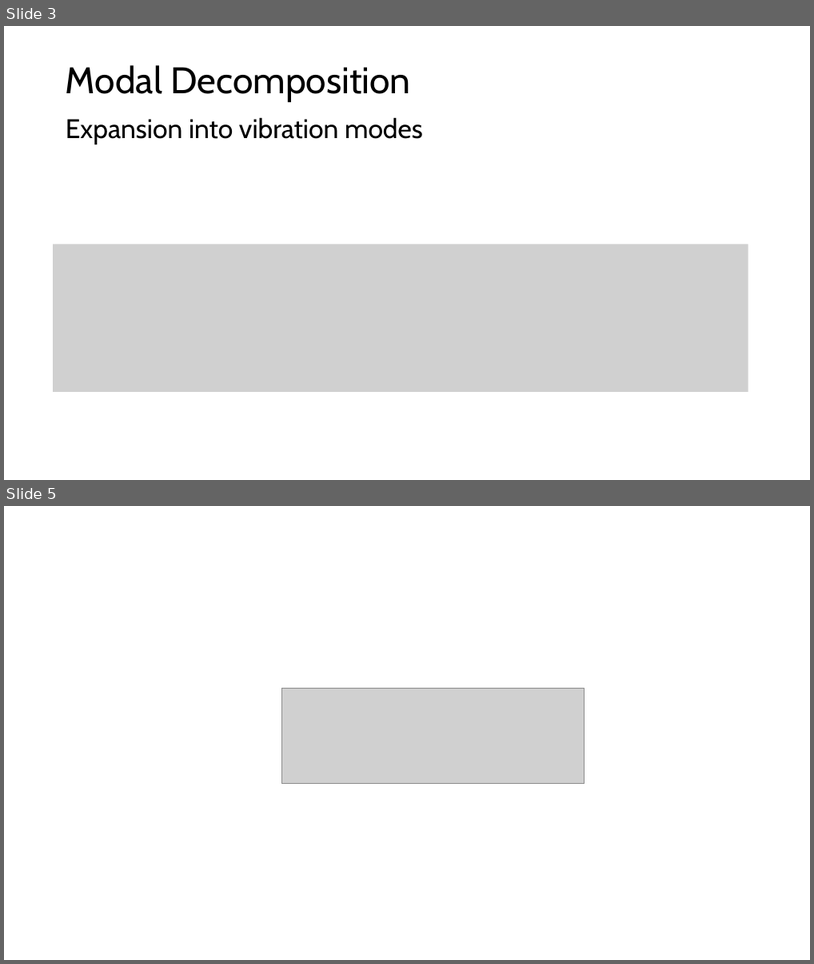
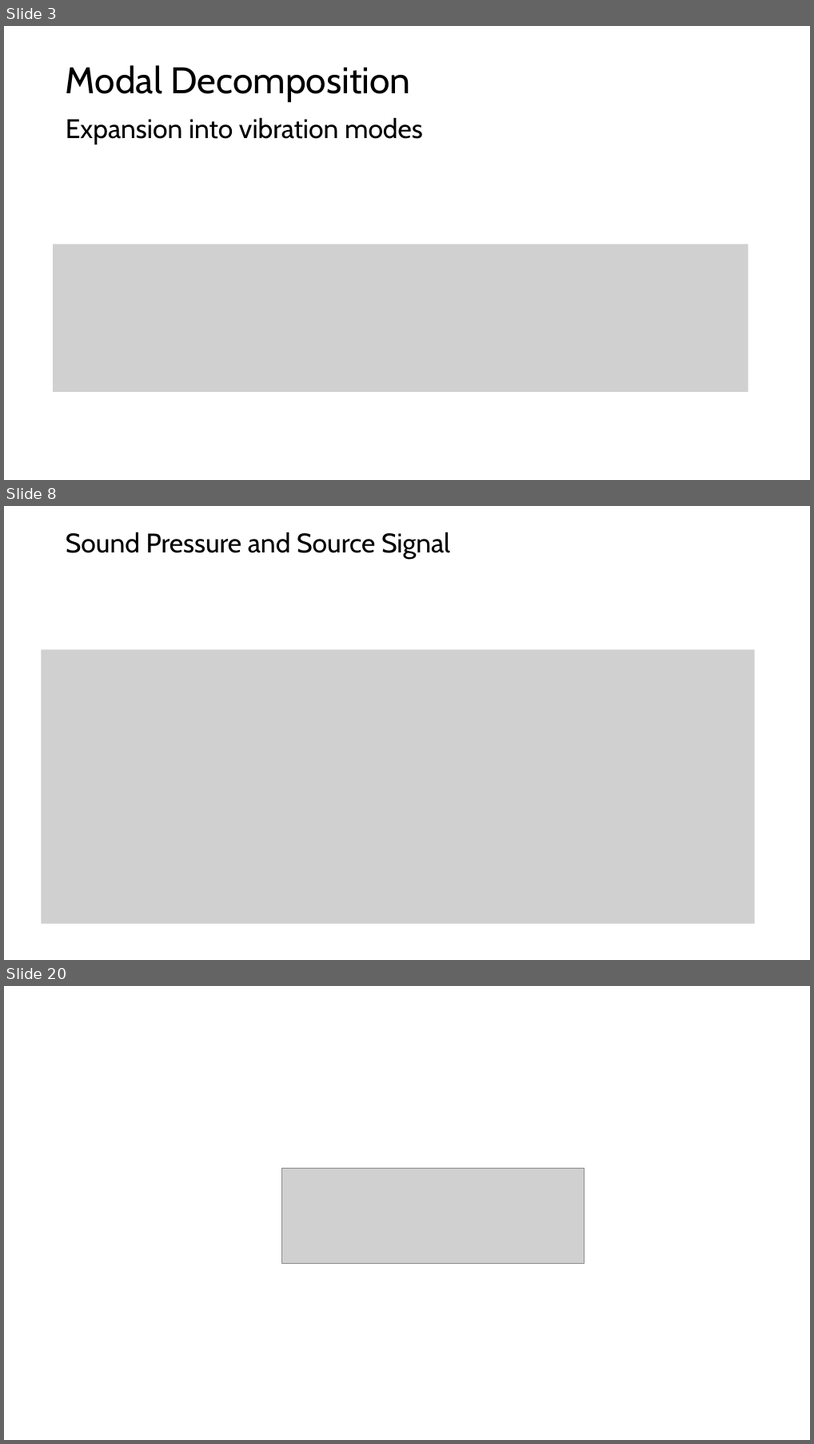
Before and after one commit to shohame/CVPR-2026, a slide deck: Docs/Hearing the Room Through the Shape of the Drum.pptx. Shown one above the other, each under a label of ours: slides 3 and 5 before the commit, slides 3, 8 and 20 after it; the slides between them are not shown. The pictures are 814x964 and 814x1444 pixels, drawn with LibreOffice and Linux fonts; fonts in the diff are those of the drawing; grey boxes stand for pictures. Boxes give left, top, right and bottom in pixels: in the first picture for what was removed or moved away, otherwise in the second. Text is boxed around its words. In the diff, an @@ line names an element or a change of style, - is before the commit and + after.

```diff
--- a/Docs/Hearing the Room Through the Shape of the Drum.pptx
+++ b/Docs/Hearing the Room Through the Shape of the Drum.pptx
@@ slide 8 added at bbox=[4, 506, 810, 960], background #FFFFFF @@
@@ title added at bbox=[66, 532, 450, 560], 32 pt, text #000000 @@
+Sound Pressure and Source Signal
@@ picture added at bbox=[41, 649, 754, 924] @@
@@ what was slide 5 is now slide 20 @@
```
Also in this commit, not shown: 14 other slides added, 9 other files.
